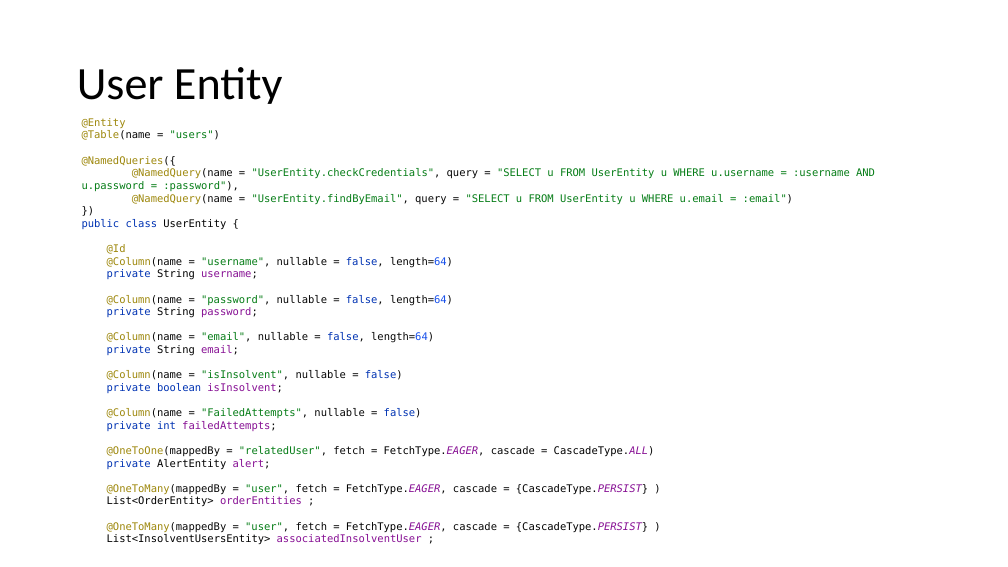
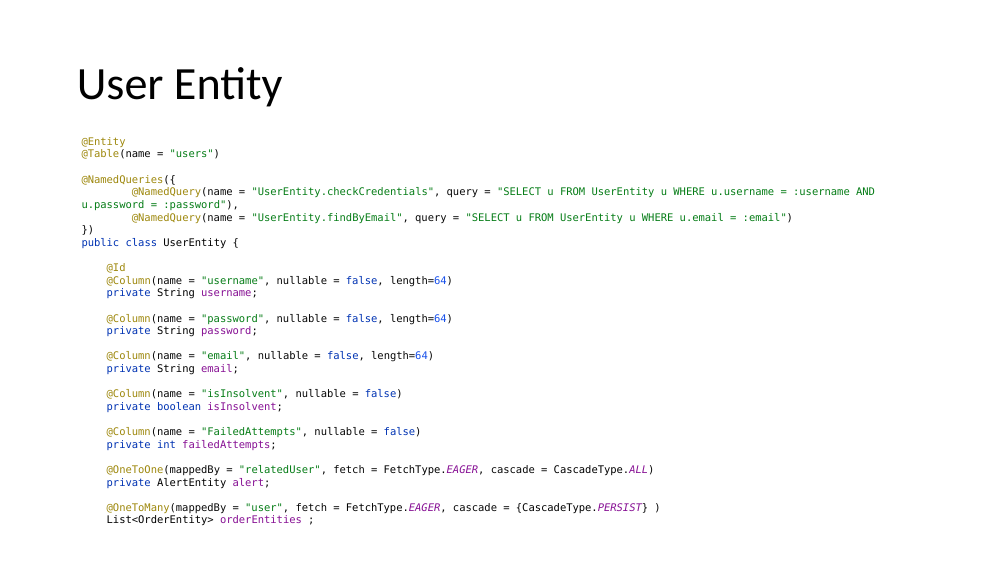
Before and after one commit to priscia99/databases-2-project, a slide deck: slide 52 of Deliverables/Report/Report.pptx. Drawn at 1008x567 pixels with LibreOffice and Linux fonts; fonts in the diff are those of the drawing. Boxes give left, top, right and bottom in pixels: in the first picture for what was removed or moved away, otherwise in the second. Text is boxed around its words. In the diff, an @@ line names an element or a change of style, - is before the commit and + after.

```diff
--- a/Deliverables/Report/Report.pptx
+++ b/Deliverables/Report/Report.pptx
@@ text at box(82, 137, 875, 526): text changed @@
-@Entity
-@Table(name = "users")
-@NamedQueries({
-@NamedQuery(name = "UserEntity.checkCredentials", query = "SELECT u FROM UserEntity u WHERE u.username = :username AND u.password = :password"),
-@NamedQuery(name = "UserEntity.findByEmail", query = "SELECT u FROM UserEntity u WHERE u.email = :email")
-})
-public class UserEntity {
-@Id
-@Column(name = "username", nullable = false, length=64)
-private String username;
-@Column(name = "password", nullable = false, length=64)
-private String password;
-@Column(name = "email", nullable = false, length=64)
-private String email;
-@Column(name = "isInsolvent", nullable = false)
-private boolean isInsolvent;
-@Column(name = "FailedAttempts", nullable = false)
-private int failedAttempts;
-@OneToOne(mappedBy = "relatedUser", fetch = FetchType.EAGER, cascade = CascadeType.ALL)
-private AlertEntity alert;
-@OneToMany(mappedBy = "user", fetch = FetchType.EAGER, cascade = {CascadeType.PERSIST} )
-List<OrderEntity> orderEntities ;
-@OneToMany(mappedBy = "user", fetch = FetchType.EAGER, cascade = {CascadeType.PERSIST} )
-List<InsolventUsersEntity> associatedInsolventUser ;
+@Entity
+@Table(name = "users")
+@NamedQueries({
+@NamedQuery(name = "UserEntity.checkCredentials", query = "SELECT u FROM UserEntity u WHERE u.username = :username AND u.password = :password"),
+@NamedQuery(name = "UserEntity.findByEmail", query = "SELECT u FROM UserEntity u WHERE u.email = :email")
+})
+public class UserEntity {
+@Id
+@Column(name = "username", nullable = false, length=64)
+private String username;
+@Column(name = "password", nullable = false, length=64)
+private String password;
+@Column(name = "email", nullable = false, length=64)
+private String email;
+@Column(name = "isInsolvent", nullable = false)
+private boolean isInsolvent;
+@Column(name = "FailedAttempts", nullable = false)
+private int failedAttempts;
+@OneToOne(mappedBy = "relatedUser", fetch = FetchType.EAGER, cascade = CascadeType.ALL)
+private AlertEntity alert;
+@OneToMany(mappedBy = "user", fetch = FetchType.EAGER, cascade = {CascadeType.PERSIST} )
+List<OrderEntity> orderEntities ;
```
Also in this commit, not shown: 1 other slide changed, 12 other files.
